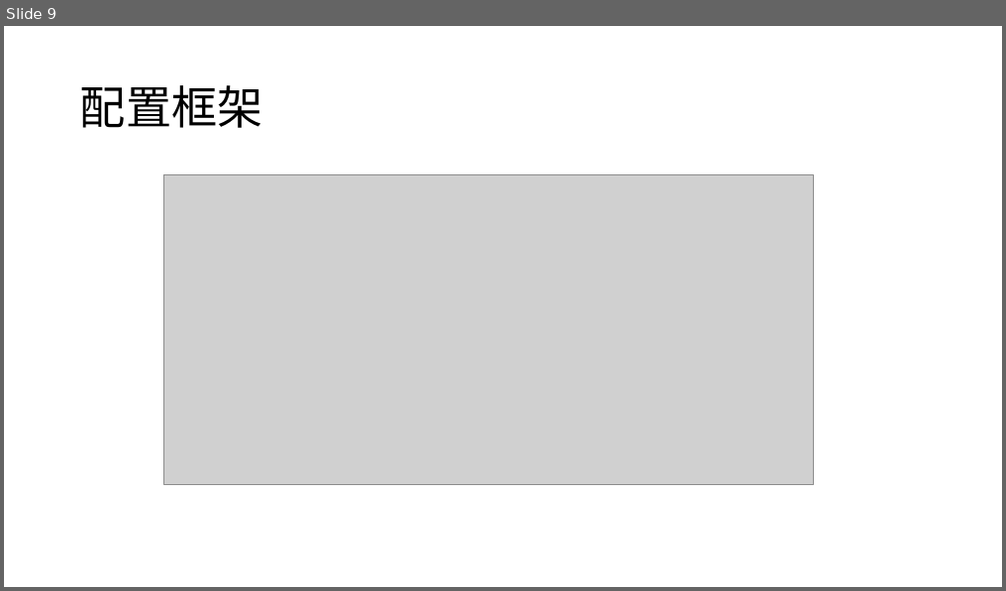
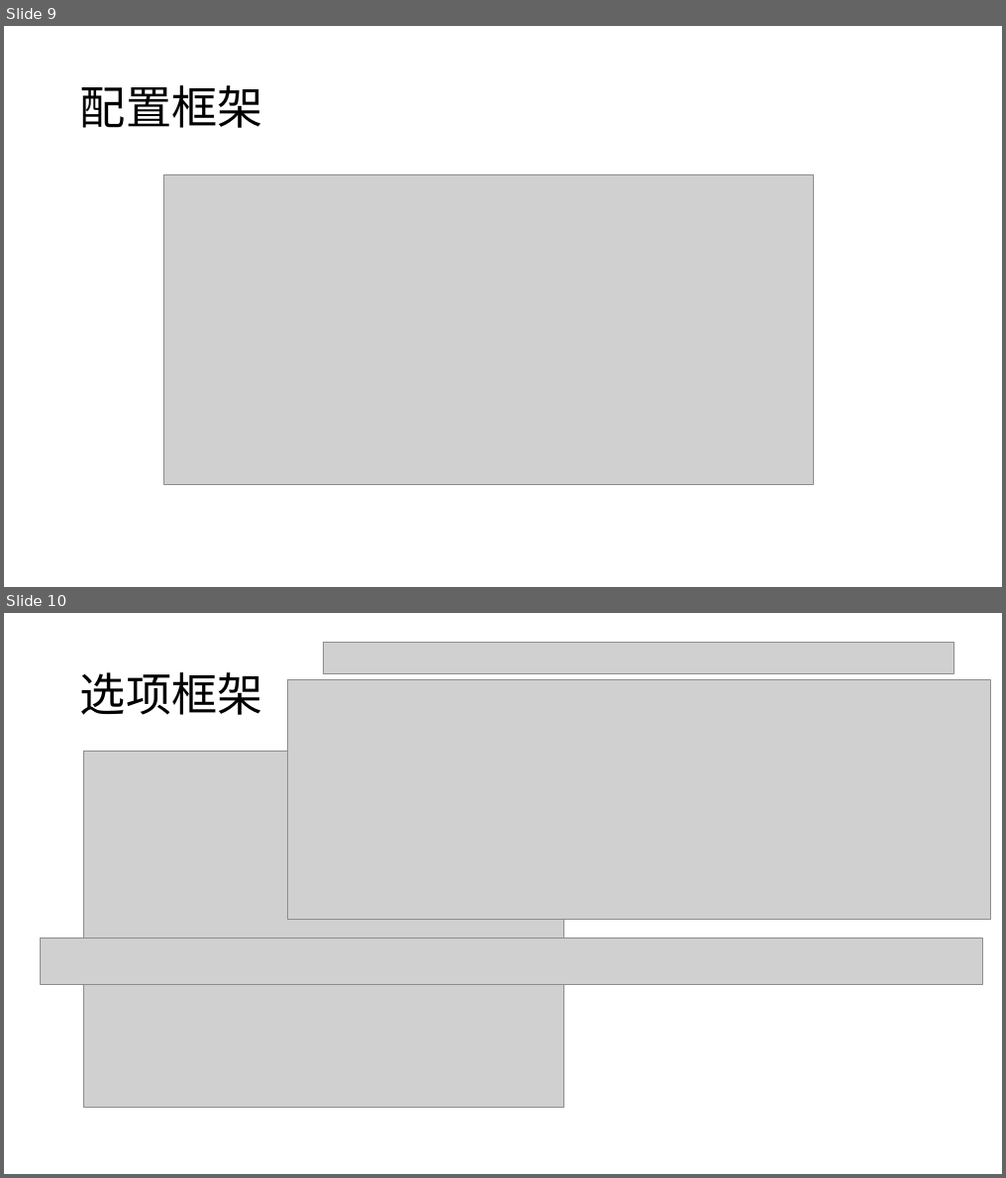
Before and after one commit to DarkRogerZz/TestCore, a slide deck: Word/.NET Core核心基础知识内容.pptx. Shown one above the other, each under a label of ours: slide 9 before the commit, slides 9 and 10 after it. The pictures are 1006x591 and 1006x1178 pixels, drawn with LibreOffice and Linux fonts; fonts in the diff are those of the drawing; grey boxes stand for pictures. Boxes give left, top, right and bottom in pixels: in the first picture for what was removed or moved away, otherwise in the second. Text is boxed around its words. In the diff, an @@ line names an element or a change of style, - is before the commit and + after.

```diff
--- a/Word/.NET Core核心基础知识内容.pptx
+++ b/Word/.NET Core核心基础知识内容.pptx
@@ slide 10 added at [4, 613, 1002, 1174], background #FFFFFF @@
@@ picture added at [324, 642, 954, 673] @@
@@ title added at [80, 672, 263, 715], 44 pt, text #000000 @@
+选项框架
@@ picture added at [288, 679, 991, 919] @@
@@ picture added at [83, 752, 564, 1108] @@
@@ picture added at [40, 938, 982, 984] @@
```
Also in this commit, not shown: 1 other slide added, 1 slide removed, 9 other files.
